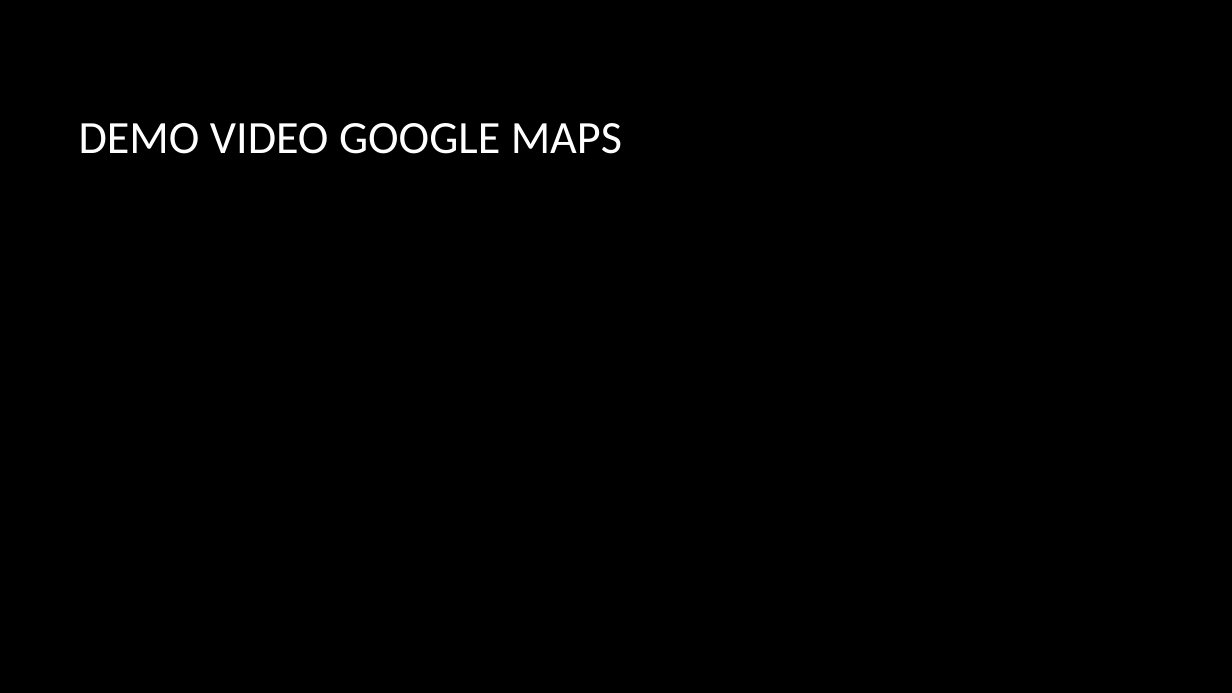
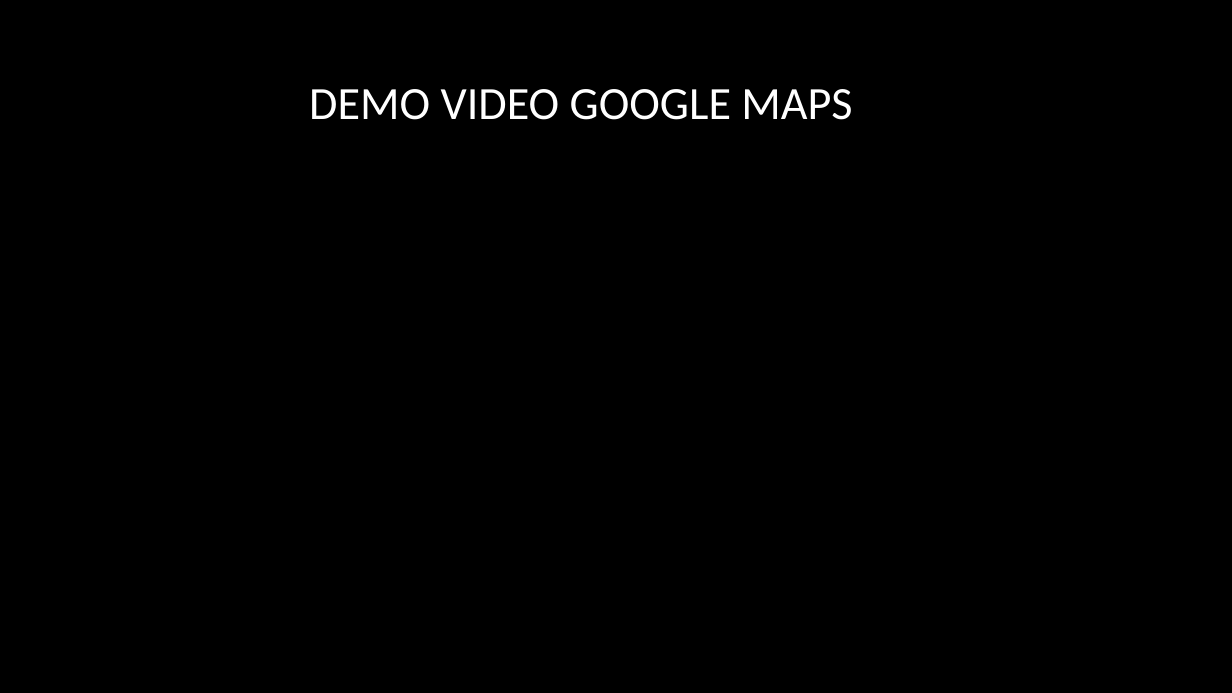
Before and after one commit to regfarad/mapsLibrary, a slide deck: slide 5 of PWP Presentation 1/Présentation_modifier.pptx. Drawn at 1232x693 pixels with LibreOffice and Linux fonts; fonts in the diff are those of the drawing; background and template pictures are left out. Boxes give left, top, right and bottom in pixels: in the first picture for what was removed or moved away, otherwise in the second. Text is boxed around its words. In the diff, an @@ line names an element or a change of style, - is before the commit and + after.

```diff
--- a/PWP Presentation 1/Présentation_modifier.pptx
+++ b/PWP Presentation 1/Présentation_modifier.pptx
@@ title "DEMO VIDEO GOOGLE MAPS": place and size @@
-title "DEMO VIDEO GOOGLE MAPS" at [79, 123, 622, 154]
+title "DEMO VIDEO GOOGLE MAPS" at [309, 89, 852, 120]
@@ title "DEMO VIDEO GOOGLE MAPS" at [309, 89, 852, 120]: alignment left to centre @@
```
Also in this commit, not shown: 6 other slides changed, 2 other files.
